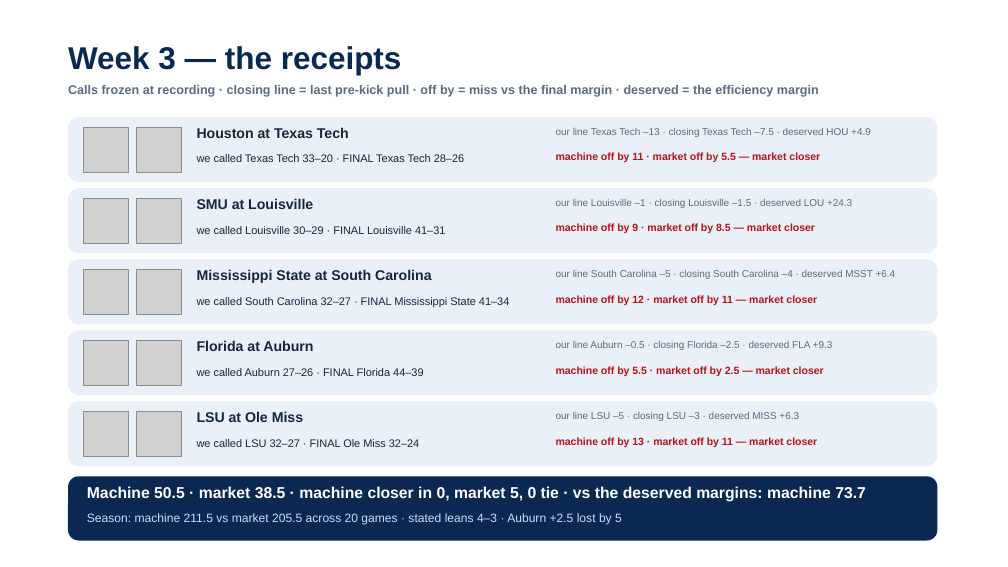
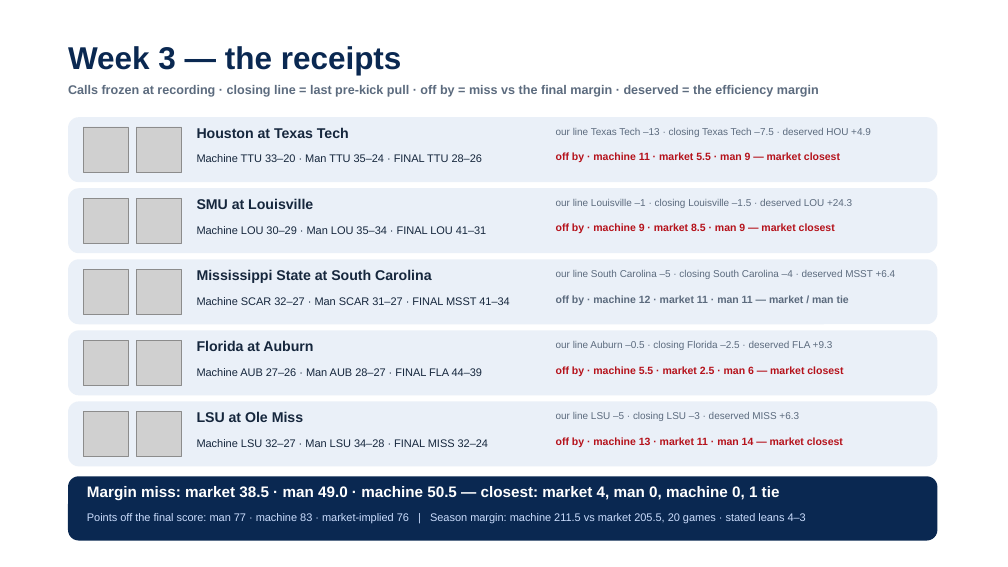
Before and after one commit to lucasalvarezflorida-lab/ncaa-fbs-analytics, a slide deck: slide 5 of decks/2026_Week4_Episode5.pptx. Drawn at 1008x567 pixels with LibreOffice and Linux fonts; fonts in the diff are those of the drawing; grey boxes stand for pictures. Boxes give left, top, right and bottom in pixels: in the first picture for what was removed or moved away, otherwise in the second. Text is boxed around its words. In the diff, an @@ line names an element or a change of style, - is before the commit and + after.

```diff
--- a/decks/2026_Week4_Episode5.pptx
+++ b/decks/2026_Week4_Episode5.pptx
@@ text at (197, 154, 482, 162): text changed @@
-we called Texas Tech 33–20 · FINAL Texas Tech 28–26
+Machine TTU 33–20 · Man TTU 35–24 · FINAL TTU 28–26
@@ text at (556, 152, 840, 162): text changed @@
-machine off by 11 · market off by 5.5 — market closer
+off by · machine 11 · market 5.5 · man 9 — market closest
@@ text at (197, 226, 486, 234): text changed @@
-we called Louisville 30–29 · FINAL Louisville 41–31
+Machine LOU 30–29 · Man LOU 35–34 · FINAL LOU 41–31
@@ text at (556, 223, 835, 234): text changed @@
-machine off by 9 · market off by 8.5 — market closer
+off by · machine 9 · market 8.5 · man 9 — market closest
@@ text at (197, 297, 509, 305): text changed @@
-we called South Carolina 32–27 · FINAL Mississippi State 41–34
+Machine SCAR 32–27 · Man SCAR 31–27 · FINAL MSST 41–34
@@ text at (556, 295, 849, 305): text changed; text colour #B5121B to #5C6B7E @@
-machine off by 12 · market off by 11 — market closer
+off by · machine 12 · market 11 · man 11 — market / man tie
@@ text at (197, 368, 482, 376): text changed @@
-we called Auburn 27–26 · FINAL Florida 44–39
+Machine AUB 27–26 · Man AUB 28–27 · FINAL FLA 44–39
@@ text at (556, 366, 843, 377): text changed @@
-machine off by 5.5 · market off by 2.5 — market closer
+off by · machine 5.5 · market 2.5 · man 6 — market closest
@@ text at (197, 439, 488, 447): text changed @@
-we called LSU 32–27 · FINAL Ole Miss 32–24
+Machine LSU 32–27 · Man LSU 34–28 · FINAL MISS 32–24
@@ text at (556, 437, 843, 447): text changed @@
-machine off by 13 · market off by 11 — market closer
+off by · machine 13 · market 11 · man 14 — market closest
@@ text at (87, 486, 780, 501): text changed; size 15 to 14.5 pt @@
-Machine 50.5 · market 38.5 · machine closer in 0, market 5, 0 tie · vs the deserved margins: machine 73.7
+Margin miss: market 38.5 · man 49.0 · machine 50.5 — closest: market 4, man 0, machine 0, 1 tie
@@ text at (87, 513, 806, 523): text changed; size 11.5 to 10.5 pt @@
-Season: machine 211.5 vs market 205.5 across 20 games · stated leans 4–3 · Auburn +2.5 lost by 5
+Points off the final score: man 77 · machine 83 · market-implied 76 | Season margin: machine 211.5 vs market 205.5, 20 games · stated leans 4–3
```
Also in this commit, not shown: 7 other slides changed, 3 other files.
